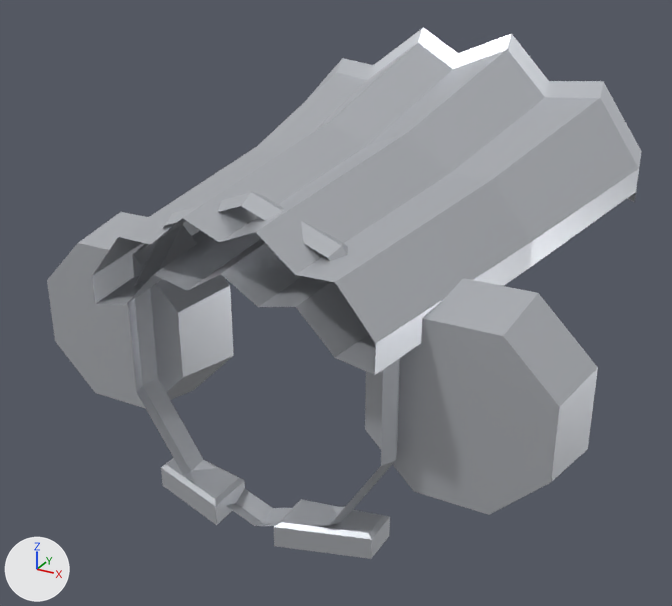
The glTF model client/public/models/armour/cape_mantle.glb as it was, and as the next commit left it.
Both versions are drawn from a 50 mm camera at (0.775, -3.112, 0.755) aimed at (-0.038, -1.634, 0.016). Lighting does not change. The marker at lower left points along +X, +Y and +Z. The picture after the commit comes second. Vertices at exactly the same position are counted once.

Objects in the first picture: 'Cape0', 'Cape1', 'Torso', 'UpperArmL', 'UpperArmR'.
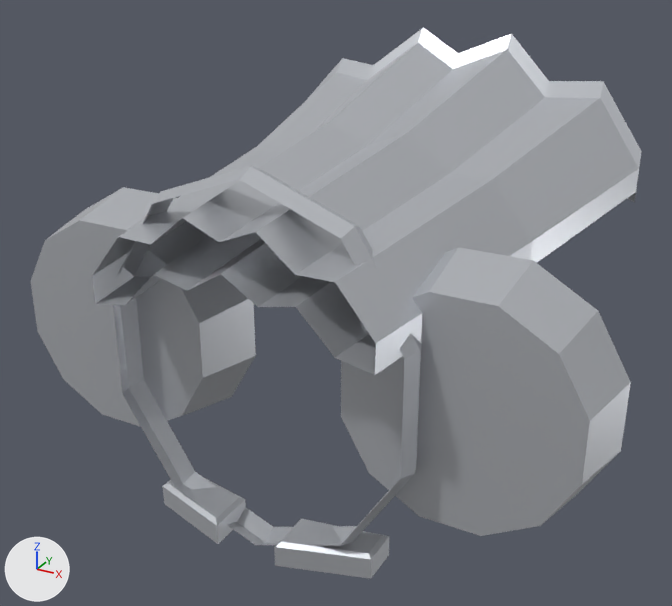
The change, as a diff of the scene's bpy script:
```diff
--- a/client/public/models/armour/cape_mantle.glb.py
+++ b/client/public/models/armour/cape_mantle.glb.py
@@ me_torso_005 @@
 # used by ob_torso; location = (0.0, 0.0, 0.0)
-me_torso_005.from_pydata(...)  # 62 vertices, 96 faces; spans x -0.255..0.255, y -2.03..-1.91, z -0.278..0.338
+me_torso_005.from_pydata(...)  # 62 vertices, 96 faces; spans x -0.289..0.289, y -2.03..-1.91, z -0.32..0.38
+# me_torso_005 part 1: the loose piece of 30 vertices spanning x -0.255..0.255, y -2.0..-1.94, z -0.278..0.338 is multiplied about its middle by the matrix ((1.138, 0.0, 0.0), (0.0, 1.0, 0.0), (0.0, 0.0, 1.138))
+# me_torso_005 part 2: the loose piece of 16 vertices spanning x 0.06..0.22, y -2.03..-1.91, z -0.27..-0.218 is moved by (0.0, 0.0, -0.041)
+# me_torso_005 part 3: the loose piece of 16 vertices spanning x -0.22..-0.06, y -2.03..-1.91, z -0.27..-0.218 is moved by (0.0, 0.0, -0.041)
 me_torso_005.materials.append(mat_steel)
@@ me_upperarml_003 @@
 # used by ob_upperarml; location = (0.0, 0.0, 0.0)
-me_upperarml_003.from_pydata(...)  # 16 vertices, 28 faces; spans x 0.164..0.516, y -1.94..-1.81, z -0.156..0.196
+me_upperarml_003.from_pydata(...)  # 24 vertices, 44 faces; spans x 0.113..0.567, y -1.94..-1.81, z -0.207..0.247
+# me_upperarml_003 part 4: the whole mesh is rebuilt
 me_upperarml_003.materials.append(mat_steel)
@@ me_upperarmr_003 @@
 # used by ob_upperarmr; location = (0.0, 0.0, 0.0)
-me_upperarmr_003.from_pydata(...)  # 16 vertices, 28 faces; spans x -0.516..-0.164, y -1.94..-1.81, z -0.156..0.196
+me_upperarmr_003.from_pydata(...)  # 24 vertices, 44 faces; spans x -0.567..-0.113, y -1.94..-1.81, z -0.207..0.247
+# me_upperarmr_003 part 5: the whole mesh is rebuilt
 me_upperarmr_003.materials.append(mat_steel)
```

Boxes (x1, y1, x2, y2) around the edits, measured in the pictures (672 x 606 px; the box of a moved part takes in the faces that stretch with it):
'UpperArmL', reshaped (24% wider, 22% taller): before (365, 278, 598, 515); after (341, 247, 631, 536)
'Torso', reshaped (13% wider, 12% taller): before (128, 192, 400, 559); after (113, 166, 421, 579)
'UpperArmR', reshaped (21% wider, 22% taller): before (47, 212, 234, 409); after (30, 187, 256, 427)
part 1 of me_torso_005, moved or reshaped: before (128, 192, 400, 526); after (114, 169, 421, 546)
part 2 of me_torso_005, moved or reshaped: before (274, 499, 390, 559); after (274, 519, 389, 579)
part 3 of me_torso_005, moved or reshaped: before (161, 458, 245, 525); after (163, 478, 246, 544)
